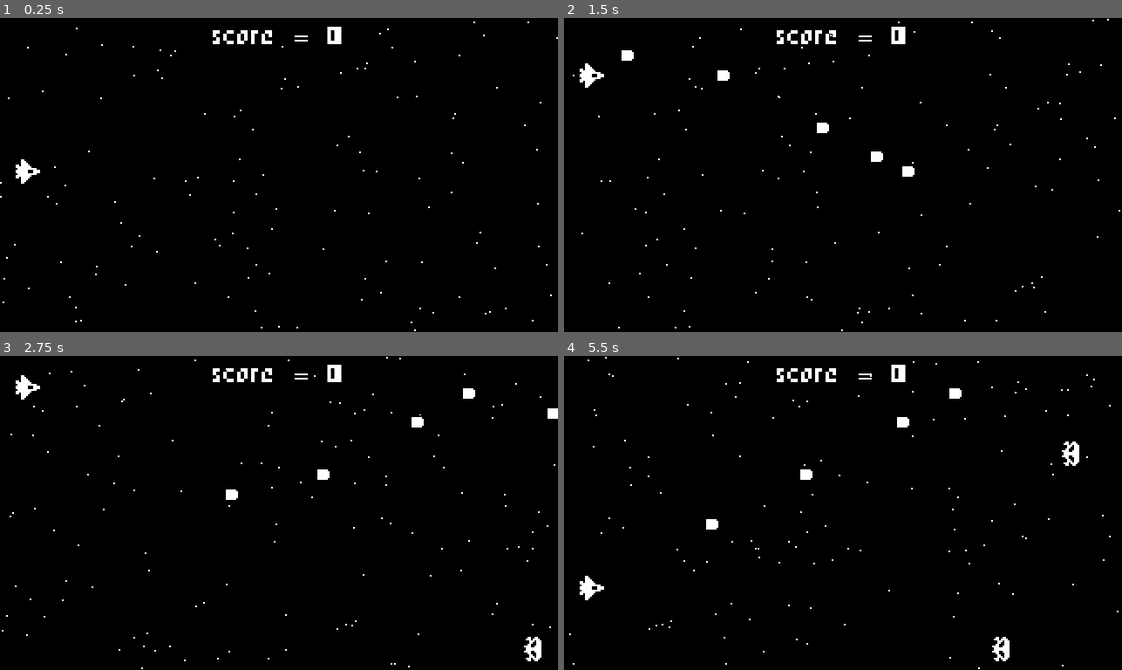
Above: before the commit, frames 1-4 (two rows, left to right).
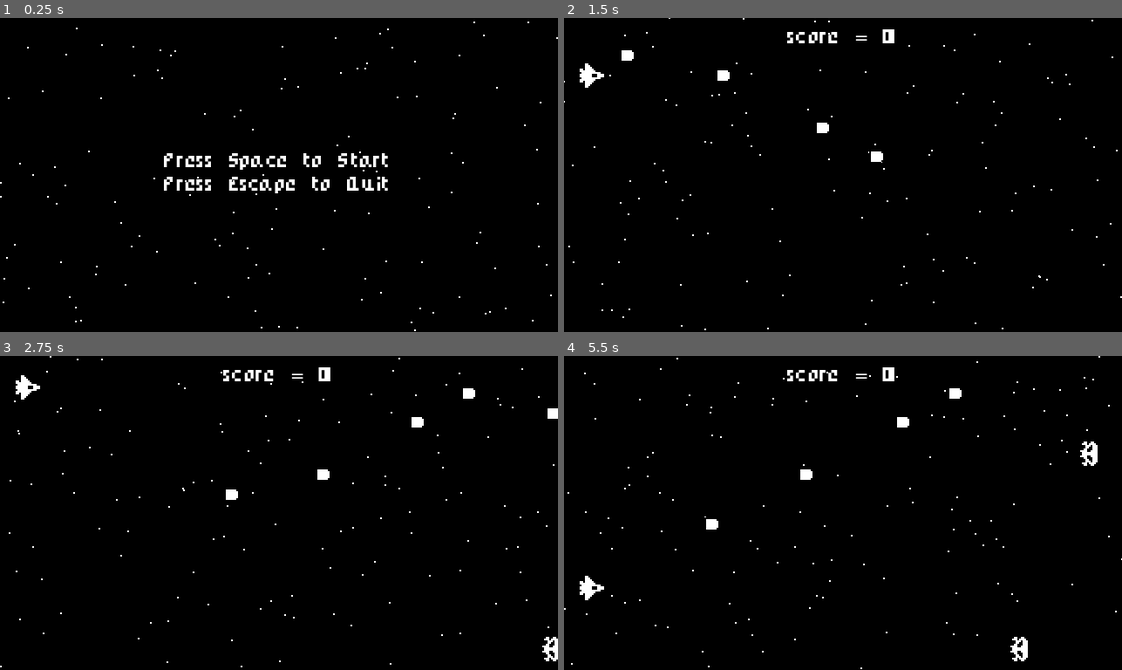
Above: after the commit, the same moments.

Repository: pahool/1bitgodot
Game: Godot game, scene res://start_menu.tscn
The game is run twice, just before and just after one commit, with the same random seed, the same clock (stepped at 60 frames per second) and the same inputs. Before the commit the project starts from res://world.tscn.
Inputs:
- Up to frame 1 (0.25 s): no input
- Up to frame 2 (1.5 s): tap Space at 0.5 s; hold Up (ui_up) 0.53-1.28 s; tap Enter (ui_accept) at 0.6, 0.77, 1.07, 1.35 s; hold Down (ui_down) from 1.28 s (still down)
- Up to frame 3 (2.75 s): tap Enter (ui_accept) at 1.52, 1.82, 2.1 s; release Down (ui_down) at 2.03 s; hold Up (ui_up) from 2.03 s (still down)
- Up to frame 4 (5.5 s): tap Enter (ui_accept) at 2.85, 3.02, 3.32, 3.6, 3.77, 4.07, 4.35, 4.52, 4.82, 5.1 s; release Up (ui_up) at 3.53 s; hold Down (ui_down) from 3.53 s (still down); tap Escape (ui_cancel) at 4.15 s

The runs differ from the first frame. In frame 1, 2.0% of the frame differs, in the area x 2-70%, y 2-56%; in frame 2, 1.0%; in frame 3, 1.2%; in frame 4, 1.5%.

Commit message:
adds sound and end screen

Diff:
--- /dev/null
+++ b/Space Shooter/GameOverScreen.gd
@@ -0,0 +1,5 @@
+extends ColorRect
+
+func _process(delta):
+	if Input.is_action_just_pressed("ui_cancel"):
+		get_tree().change_scene_to_file("res://start_menu.tscn")
--- /dev/null
+++ b/Space Shooter/GameOverScreen.tscn
@@ -0,0 +1,36 @@
+[gd_scene load_steps=4 format=3 uid="uid://bqwrm3ohl7r1r"]
+
+[ext_resource type="Script" path="res://GameOverScreen.gd" id="1_2q2t4"]
+[ext_resource type="LabelSettings" uid="uid://biv31a4qay7hh" path="res://Label_settings.tres" id="1_381nd"]
+[ext_resource type="PackedScene" uid="uid://60c7sqqdlks7" path="res://star_particles.tscn" id="3_cysvw"]
+
+[node name="GameOverScreen" type="ColorRect"]
+anchors_preset = 15
+anchor_right = 1.0
+anchor_bottom = 1.0
+grow_horizontal = 2
+grow_vertical = 2
+color = Color(0, 0, 0, 1)
+script = ExtResource("1_2q2t4")
+
+[node name="GameOverLabel" type="Label" parent="."]
+layout_mode = 0
+offset_left = 121.0
+offset_top = 59.0
+offset_right = 200.0
+offset_bottom = 82.0
+text = "Game Over"
+label_settings = ExtResource("1_381nd")
+horizontal_alignment = 1
+
+[node name="EscapeLabel" type="Label" parent="."]
+layout_mode = 0
+offset_left = 2.0
+offset_top = 160.0
+offset_right = 321.0
+offset_bottom = 176.0
+text = "Press escape to return to the main menu"
+label_settings = ExtResource("1_381nd")
+horizontal_alignment = 1
+
+[node name="StarParticles" parent="." instance=ExtResource("3_cysvw")]
--- /dev/null
+++ b/Space Shooter/Label_settings.tres
@@ -0,0 +1,7 @@
+[gd_resource type="LabelSettings" load_steps=2 format=3 uid="uid://biv31a4qay7hh"]
+
+[ext_resource type="FontFile" uid="uid://0ndh3haej6gs" path="res://assets/pixel_rpg.ttf" id="1_lyi8k"]
+
+[resource]
+font = ExtResource("1_lyi8k")
+font_size = 10
--- a/Space Shooter/default_bus_layout.tres
+++ b/Space Shooter/default_bus_layout.tres
@@ -4,6 +4,5 @@
 resource_name = "Phaser"
 
 [resource]
-bus/0/mute = true
 bus/0/effect/0/effect = SubResource("AudioEffectPhaser_sp5sp")
 bus/0/effect/0/enabled = false
--- /dev/null
+++ b/Space Shooter/music_player.tscn
@@ -0,0 +1,7 @@
+[gd_scene load_steps=2 format=3 uid="uid://cfms5ef8k4k58"]
+
+[ext_resource type="AudioStream" uid="uid://daycylbrrrxvb" path="res://assets/music.ogg" id="1_r6r25"]
+
+[node name="MusicPlayer" type="AudioStreamPlayer"]
+stream = ExtResource("1_r6r25")
+autoplay = true
--- a/Space Shooter/project.godot
+++ b/Space Shooter/project.godot
@@ -11,9 +11,13 @@
 [application]
 
 config/name="Space Shooter"
-run/main_scene="res://world.tscn"
+run/main_scene="res://start_menu.tscn"
 config/features=PackedStringArray("4.1", "GL Compatibility")
 config/icon="res://assets/icon.svg"
+
+[autoload]
+
+MusicPlayer="*res://music_player.tscn"
 
 [display]
 
--- a/Space Shooter/ship.gd
+++ b/Space Shooter/ship.gd
@@ -3,6 +3,8 @@
 const LASER_SCENE = preload("res://laser.tscn")
 
 @export var speed = 100
+
+signal ship_destroyed
 
 func _process(delta):
 	if Input.is_action_pressed("ui_up"):
@@ -19,3 +21,4 @@
 func _on_area_entered(area):
 	queue_free()
 	area.queue_free()
+	ship_destroyed.emit()
--- /dev/null
+++ b/Space Shooter/star_particles.tscn
@@ -0,0 +1,14 @@
+[gd_scene format=3 uid="uid://60c7sqqdlks7"]
+
+[node name="StarParticles" type="CPUParticles2D"]
+position = Vector2(320, 90)
+amount = 200
+lifetime = 7.0
+preprocess = 7.0
+emission_shape = 3
+emission_rect_extents = Vector2(1, 90)
+direction = Vector2(-1, 0)
+spread = 0.0
+gravity = Vector2(0, 0)
+initial_velocity_min = 50.0
+initial_velocity_max = 100.0
--- /dev/null
+++ b/Space Shooter/start_menu.gd
@@ -0,0 +1,7 @@
+extends ColorRect
+
+func _process(delta):
+	if Input.is_action_just_pressed("ui_accept"):
+		get_tree().change_scene_to_file("res://world.tscn")
+	if Input.is_action_just_pressed("ui_cancel"):
+		get_tree().quit()
--- /dev/null
+++ b/Space Shooter/start_menu.tscn
@@ -0,0 +1,30 @@
+[gd_scene load_steps=4 format=3 uid="uid://jf6ugfhibkgi"]
+
+[ext_resource type="Script" path="res://start_menu.gd" id="1_jjjjq"]
+[ext_resource type="LabelSettings" uid="uid://biv31a4qay7hh" path="res://Label_settings.tres" id="2_7glr3"]
+[ext_resource type="PackedScene" uid="uid://60c7sqqdlks7" path="res://star_particles.tscn" id="3_4787b"]
+
+[node name="StartMenu" type="ColorRect"]
+anchors_preset = 15
+anchor_right = 1.0
+anchor_bottom = 1.0
+grow_horizontal = 2
+grow_vertical = 2
+color = Color(0, 0, 0, 1)
+script = ExtResource("1_jjjjq")
+
+[node name="CenterContainer" type="CenterContainer" parent="."]
+layout_mode = 1
+anchors_preset = 15
+anchor_right = 1.0
+anchor_bottom = 1.0
+grow_horizontal = 2
+grow_vertical = 2
+
+[node name="Label" type="Label" parent="CenterContainer"]
+layout_mode = 2
+text = "Press Space to Start
+Press Escape to Quit"
+label_settings = ExtResource("2_7glr3")
+
+[node name="StarParticles" parent="." instance=ExtResource("3_4787b")]
--- a/Space Shooter/world.gd
+++ b/Space Shooter/world.gd
@@ -8,3 +8,9 @@
 	set(value):
 		score = value
 		score_label.text = "score: " + str(score)
+
+
+
+func _on_ship_ship_destroyed():
+	await get_tree().create_timer(2.0).timeout
+	get_tree().change_scene_to_file("res://GameOverScreen.tscn")
--- a/Space Shooter/world.tscn
+++ b/Space Shooter/world.tscn
@@ -3,11 +3,8 @@
 [ext_resource type="PackedScene" uid="uid://bt0j8bc2hihhp" path="res://ship.tscn" id="1_3mc07"]
 [ext_resource type="Script" path="res://world.gd" id="1_okalw"]
 [ext_resource type="PackedScene" uid="uid://bbfyddde46ue0" path="res://enemy_spawner.tscn" id="2_prlop"]
-[ext_resource type="FontFile" uid="uid://0ndh3haej6gs" path="res://assets/pixel_rpg.ttf" id="3_4b41b"]
-
-[sub_resource type="LabelSettings" id="LabelSettings_oplnr"]
-font = ExtResource("3_4b41b")
-font_size = 12
+[ext_resource type="LabelSettings" uid="uid://biv31a4qay7hh" path="res://Label_settings.tres" id="4_v343y"]
+[ext_resource type="PackedScene" uid="uid://60c7sqqdlks7" path="res://star_particles.tscn" id="5_crdpy"]
 
 [node name="World" type="Node2D"]
 script = ExtResource("1_okalw")
@@ -30,19 +27,10 @@
 offset_right = 224.0
 offset_bottom = 23.0
 text = "score = 0"
-label_settings = SubResource("LabelSettings_oplnr")
+label_settings = ExtResource("4_v343y")
 horizontal_alignment = 1
 vertical_alignment = 1
 
-[node name="StarParticles" type="CPUParticles2D" parent="."]
-position = Vector2(320, 90)
-amount = 200
-lifetime = 7.0
-preprocess = 7.0
-emission_shape = 3
-emission_rect_extents = Vector2(1, 90)
-direction = Vector2(-1, 0)
-spread = 0.0
-gravity = Vector2(0, 0)
-initial_velocity_min = 50.0
-initial_velocity_max = 100.0
+[node name="StarParticles" parent="." instance=ExtResource("5_crdpy")]
+
+[connection signal="ship_destroyed" from="Ship" to="." method="_on_ship_ship_destroyed"]
